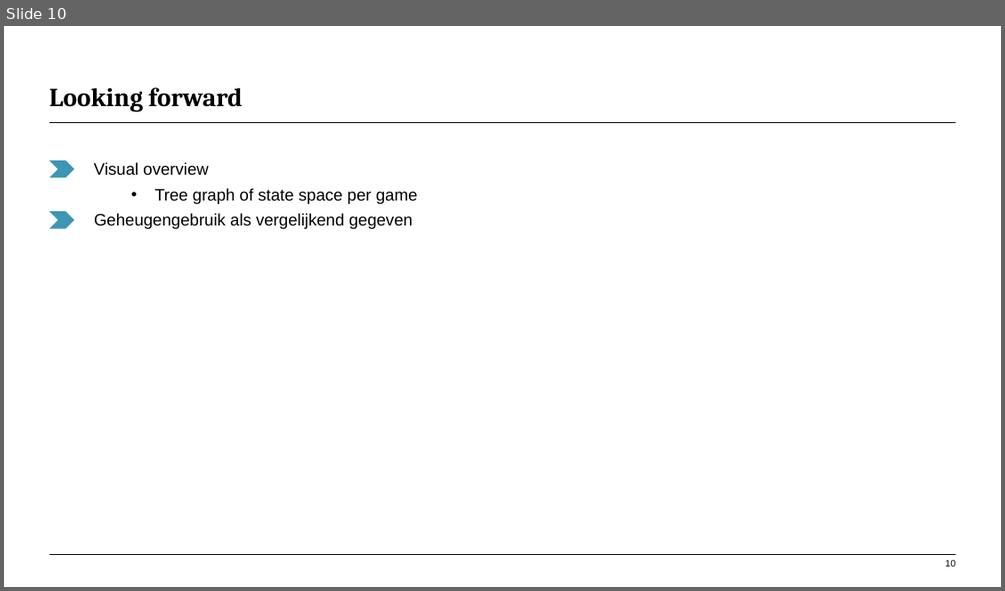
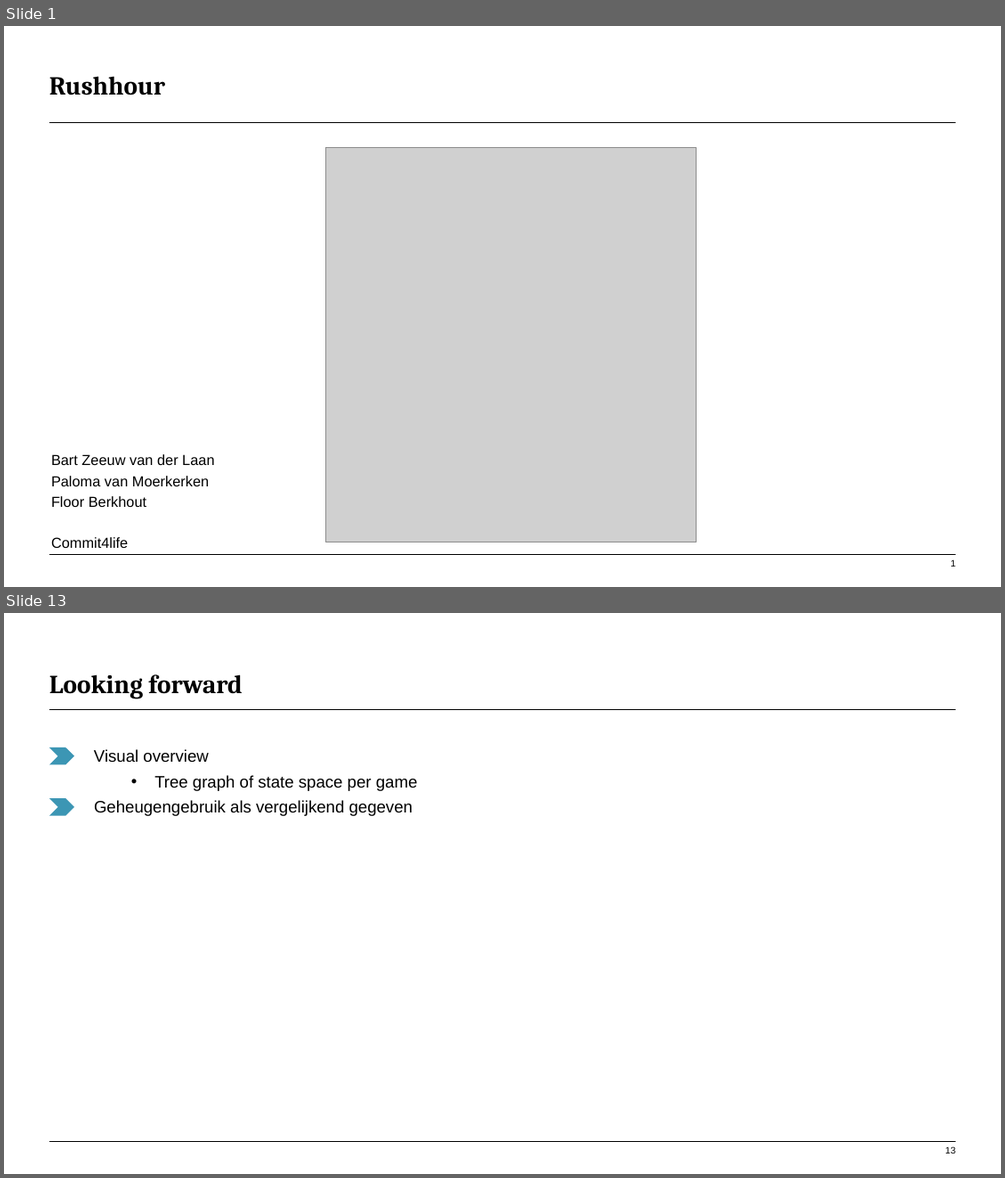
Before and after one commit to floorberkhout/commit4life, a slide deck: ppt/presentation2.pptx. Shown one above the other, each under a label of ours: slide 10 before the commit, slides 1 and 13 after it; the slides between them are not shown. The pictures are 1005x591 and 1005x1178 pixels, drawn with LibreOffice and Linux fonts; fonts in the diff are those of the drawing; grey boxes stand for pictures. Boxes give left, top, right and bottom in pixels: in the first picture for what was removed or moved away, otherwise in the second. Text is boxed around its words. In the diff, an @@ line names an element or a change of style, - is before the commit and + after.

```diff
--- a/ppt/presentation2.pptx
+++ b/ppt/presentation2.pptx
@@ slide 1 added at (4, 26, 1001, 587), background #FFFFFF; not listed: 3 template elements that a slide beside it also shows @@
@@ title added at (49, 76, 165, 95), 25 pt, text #000000, bold @@
+Rushhour
@@ picture added at (325, 148, 696, 542) @@
@@ text added at (51, 454, 214, 548), 14 pt, text #000000 @@
+  Bart Zeeuw van der Laan
+  Paloma van Moerkerken
+  Floor Berkhout
+  Commit4life
@@ what was slide 10 is now slide 13 @@
@@ page number at (945, 1146, 955, 1153): text changed @@
-10
+13
```
Also in this commit, not shown: 2 slides changed, 2 other slides added, 6 other files.
